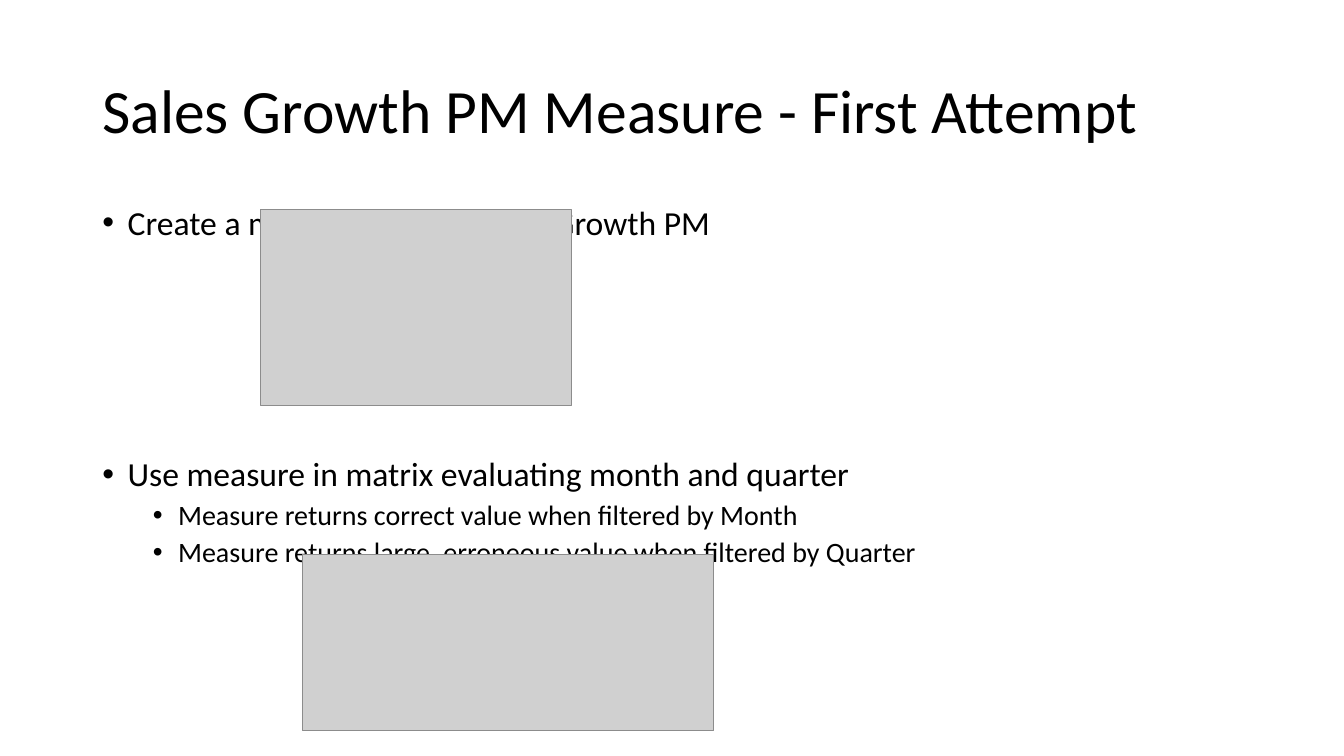
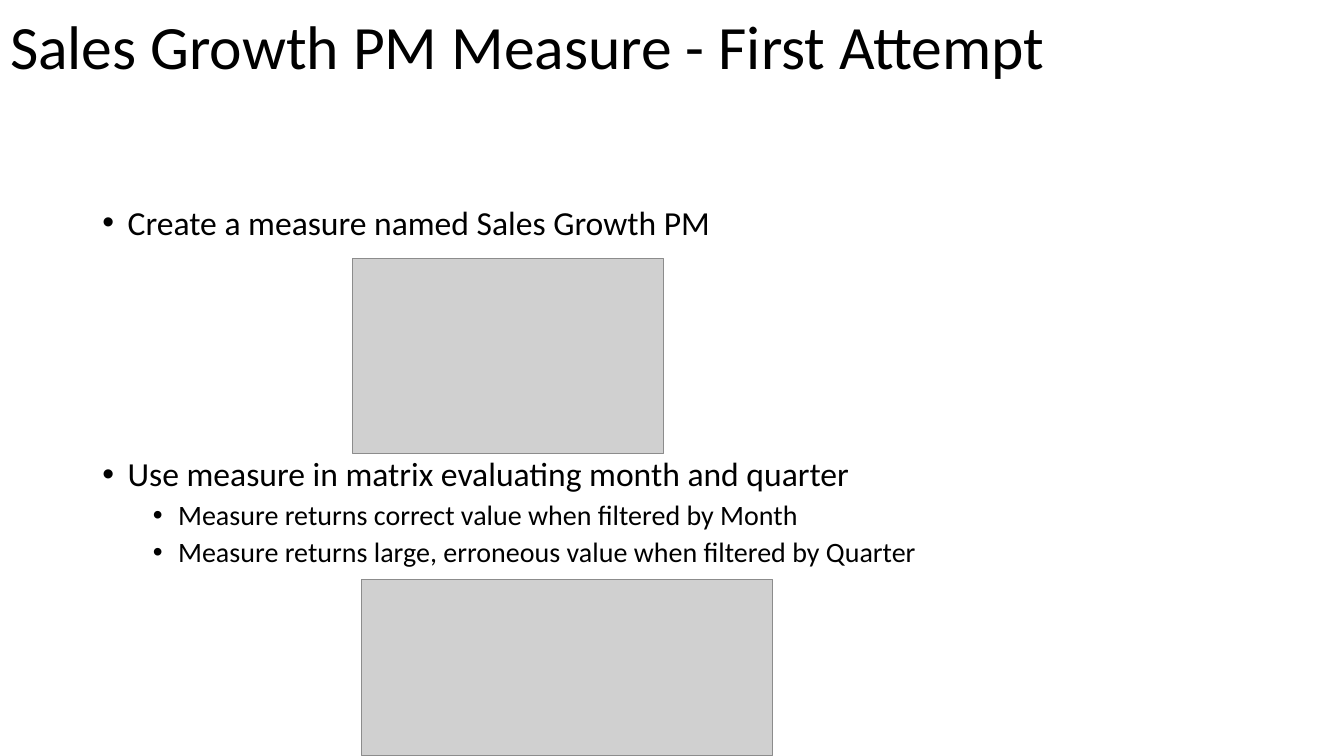
Before and after one commit to solliancenet/precon-synapse-power-bi, a slide deck: slide 47 of Slides/04 - Power BI.pptx (slide 50 before the commit). Drawn at 1344x756 pixels with LibreOffice and Linux fonts; fonts in the diff are those of the drawing; grey boxes stand for pictures. Boxes give left, top, right and bottom in pixels: in the first picture for what was removed or moved away, otherwise in the second. Text is boxed around its words. In the diff, an @@ line names an element or a change of style, - is before the commit and + after.

```diff
--- a/Slides/04 - Power BI.pptx
+++ b/Slides/04 - Power BI.pptx
@@ title "Sales Growth PM Measure - ...": place and size @@
-title "Sales Growth PM Measure - ..." at bbox=[102, 90, 1137, 143]
+title "Sales Growth PM Measure - ..." at bbox=[10, 26, 1044, 79]
@@ picture: place and size @@
-picture at bbox=[260, 210, 571, 405]
+picture at bbox=[353, 258, 663, 454]
@@ picture: place and size @@
-picture at bbox=[302, 555, 714, 731]
+picture at bbox=[362, 580, 773, 756]
```
Also in this commit, not shown: 46 other slides changed, 10 slides added, 4 slides removed.
